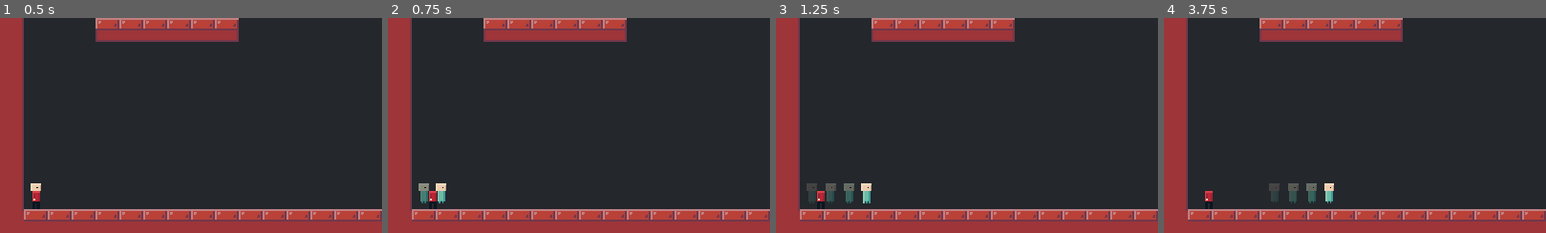
Above: before the commit, frames 1-4 (left to right).
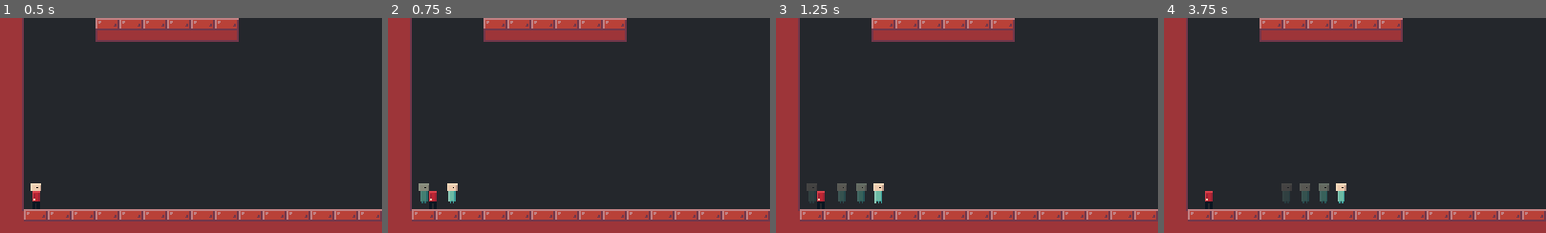
Above: after the commit, the same moments.

Repository: Lunatic-Games/kill-me-now
Game: Godot game, scene res://levels/level_test.tscn
Two runs of this game, one before a commit and one after it. Both use one fixed random seed, a clock stepped at 60 frames per second and the inputs below.
Inputs:
- Up to frame 1 (0.5 s): no input
- Up to frame 2 (0.75 s): tap Enter at 0.5 s; hold D (move_right) from 0.53 s (still down); tap E (action_soul_mode) at 0.6 s
- Up to frame 3 (1.25 s): keep holding D (move_right); tap Space (action_jump) at 0.77 s
- Up to frame 4 (3.75 s): tap E (action_soul_mode) every 0.75 s from 1.35 to 3.6 s; tap Space (action_jump) at 1.52, 3.02, 3.5 s; release D (move_right) at 2.03 s; hold A (move_left) 2.03-2.78 s; hold D (move_right) from 2.78 s (still down)
The pictures show only the part of the screen within x 0-50%, y 50-100%; the shares and areas given below are measured in that part.

Frame 1 is identical in both runs. In frame 2, 0.4% of the frame differs, in the area x 12-19%, y 76-87%; in frame 3, 1.1%; in frame 4, 1.3%, in the area x 27-48%, y 76-87%.

Commit message:
Fixed soul velocity

Diff:
--- a/player/player.gd
+++ b/player/player.gd
@@ -56,7 +56,7 @@
 	get_parent().add_child(soul)
 	soul.global_position = pos
 	soul.free = true
-	soul.velocity = Vector2(2000, 0)
+	soul.velocity = Vector2(300, 0)
 
 
 func face_direction(direction):
--- a/soul/soul.gd
+++ b/soul/soul.gd
@@ -28,7 +28,8 @@
 	if Input.is_action_pressed("move_left"):
 		movement.x -= 1
 
-	velocity += movement * SPEED_ACCELERATION
-	velocity = velocity.clamped(SPEED_MAX)
+	if velocity.length() < SPEED_MAX:
+		velocity += movement * SPEED_ACCELERATION
+		velocity = velocity.clamped(SPEED_MAX)
 	velocity = move_and_slide(velocity)
 	velocity = lerp(velocity, Vector2(0, 0), 0.1)
